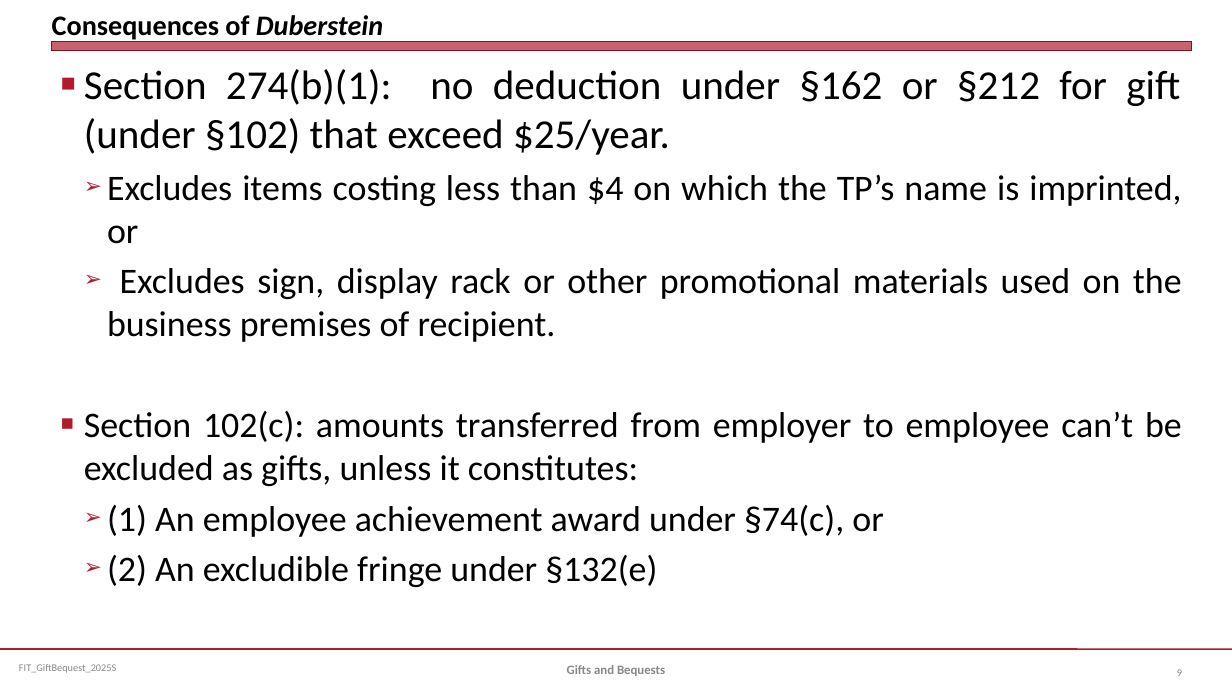
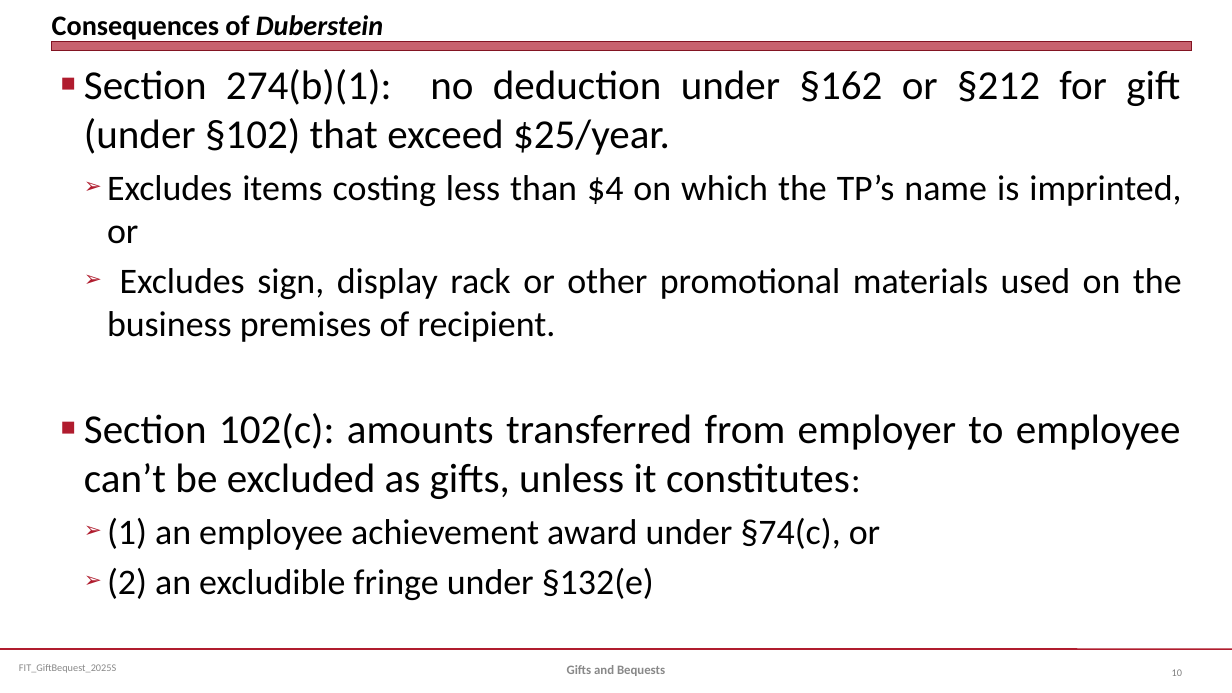
Before and after one commit to jmc877/Fed-Income-Tax, a slide deck: slide 10 of slides/FIT_GiftBequest_2025S.pptx (slide 9 before the commit). Drawn at 1232x693 pixels with LibreOffice and Linux fonts; fonts in the diff are those of the drawing. Boxes give left, top, right and bottom in pixels: in the first picture for what was removed or moved away, otherwise in the second. Text is boxed around its words. In the diff, an @@ line names an element or a change of style, - is before the commit and + after.

```diff
--- a/slides/FIT_GiftBequest_2025S.pptx
+++ b/slides/FIT_GiftBequest_2025S.pptx
@@ text at <box>84,413,1181,499</box>: size 28 to 32 pt in "Section 102(c): amounts transferred from employer to ..." @@
@@ text at <box>107,518,880,600</box>: text changed @@
-  ➢ (1) An employee achievement award under §74(c), or
-  ➢ (2) An excludible fringe under §132(e)
+  ➢ (1) an employee achievement award under §74(c), or
+  ➢ (2) an excludible fringe under §132(e)
@@ page number at <box>1172,669,1182,676</box>: text changed @@
-9
+10
```
Also in this commit, not shown: 2 other slides changed, 3 slides added.
